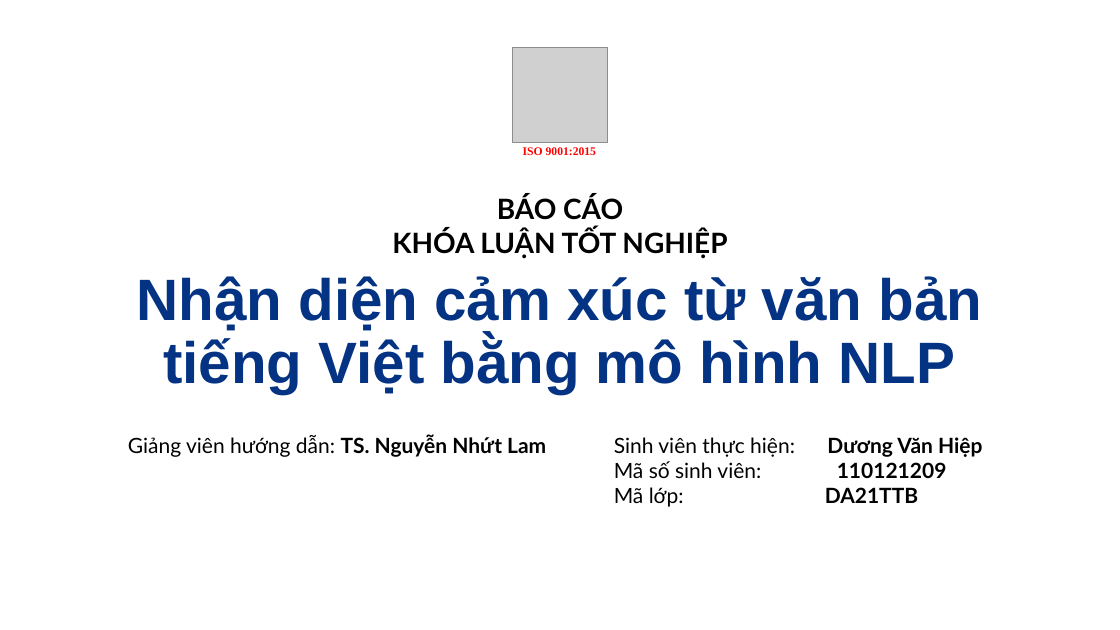
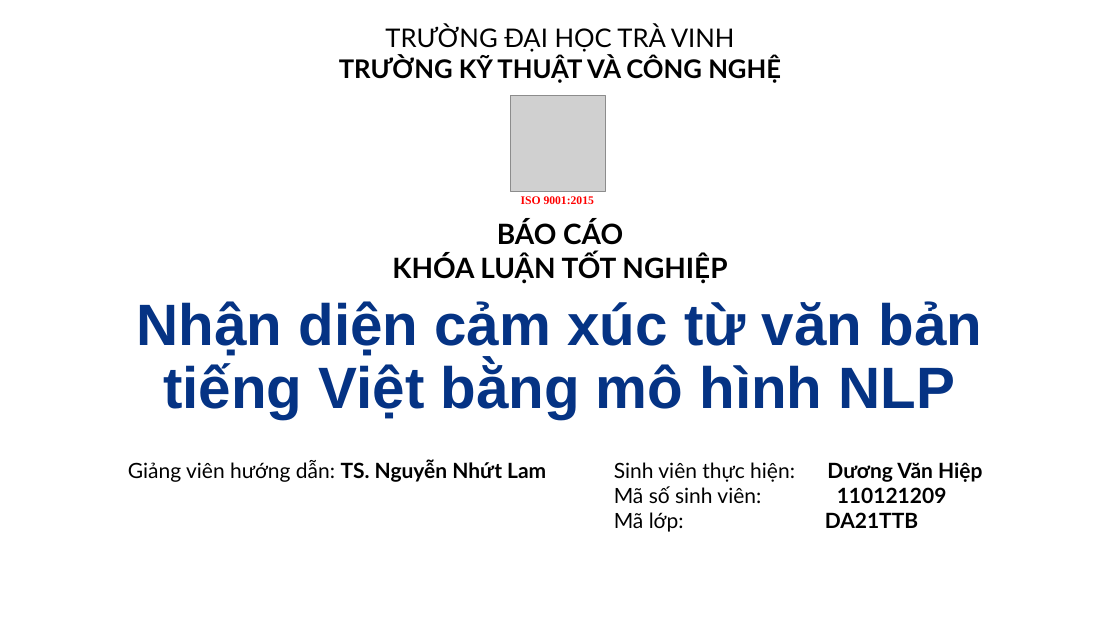
Before and after one commit to vhiepp/tn-da21ttb-110121209-duongvanhiep-sentiment-analysis, a slide deck: slide 1 of docs/pptx/Dương Văn Hiệp_110121209_DA21TTB.pptx. Drawn at 1120x630 pixels with LibreOffice and Linux fonts; fonts in the diff are those of the drawing; grey boxes stand for pictures; background and template pictures are left out. Boxes give left, top, right and bottom in pixels: in the first picture for what was removed or moved away, otherwise in the second. Text is boxed around its words. In the diff, an @@ line names an element or a change of style, - is before the commit and + after.

```diff
--- a/docs/pptx/Dương Văn Hiệp_110121209_DA21TTB.pptx
+++ b/docs/pptx/Dương Văn Hiệp_110121209_DA21TTB.pptx
@@ text added at (339, 25, 781, 83), 22 pt, text #000000, bold @@
+TRƯỜNG ĐẠI HỌC TRÀ VINH
+TRƯỜNG KỸ THUẬT VÀ CÔNG NGHỆ
@@ picture: place and size @@
-picture at (513, 47, 608, 143)
+picture at (510, 96, 606, 192)
@@ text "ISO 9001:2015": place and size @@
-text "ISO 9001:2015" at (523, 147, 596, 155)
+text "ISO 9001:2015" at (521, 196, 594, 204)
@@ 2 texts, 1 subtitle, 1 title: place and size @@
-2 texts, 1 subtitle, 1 title at (128, 195, 983, 507)
+2 texts, 1 subtitle, 1 title at (128, 220, 983, 532)
```
Also in this commit, not shown: 3 slides added, 2 slides removed, 1 other file.
